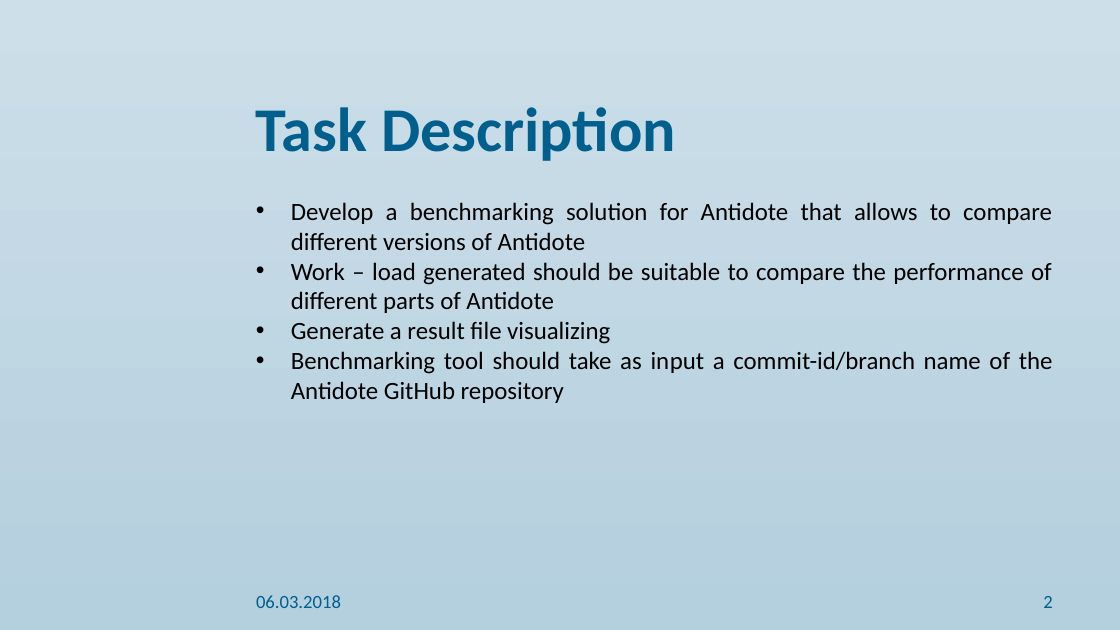
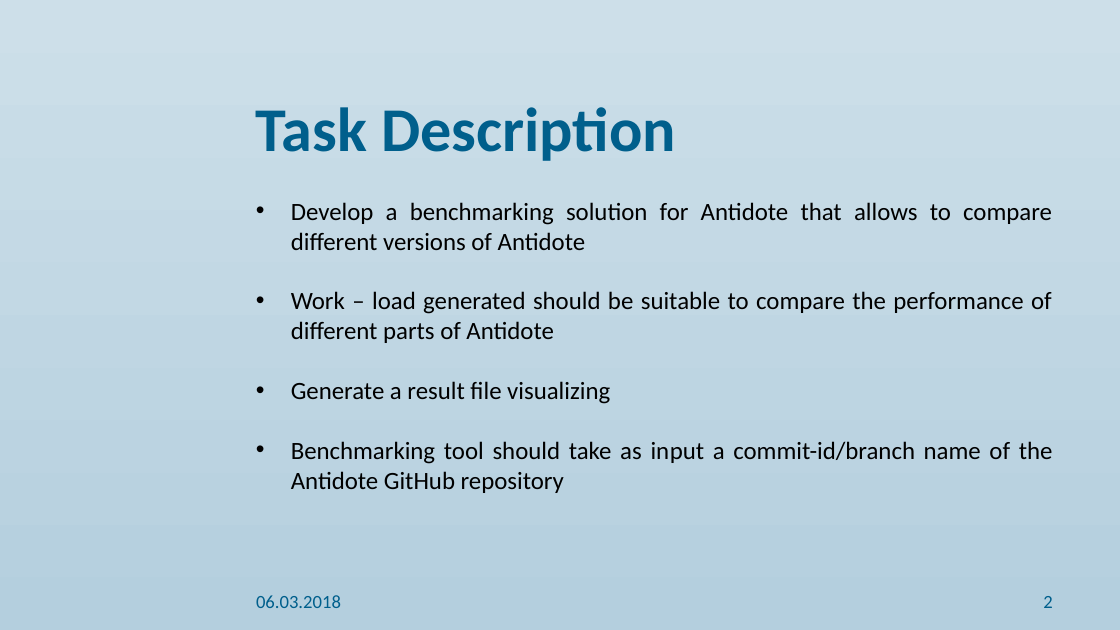
Before and after one commit to alkascaria/7_project4_antidote_benchmarks, a slide deck: slide 2 of Final Presentation/final presentation ppt.pptx. Drawn at 1120x630 pixels with LibreOffice and Linux fonts; fonts in the diff are those of the drawing; background and template pictures are left out. Boxes give left, top, right and bottom in pixels: in the first picture for what was removed or moved away, otherwise in the second. Text is boxed around its words. In the diff, an @@ line names an element or a change of style, - is before the commit and + after.

```diff
--- a/Final Presentation/final presentation ppt.pptx
+++ b/Final Presentation/final presentation ppt.pptx
@@ subtitle "Develop a benchmarking solution for ..." rewrapped from (291,202,1053,403) to (291,202,1053,493) @@
```
Also in this commit, not shown: 3 other slides changed, 3 slides added.
